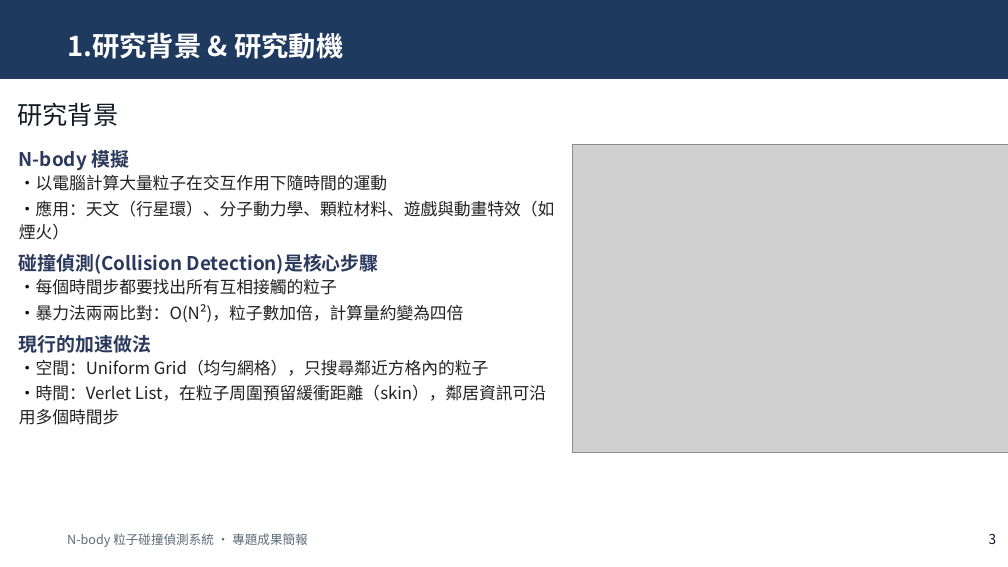
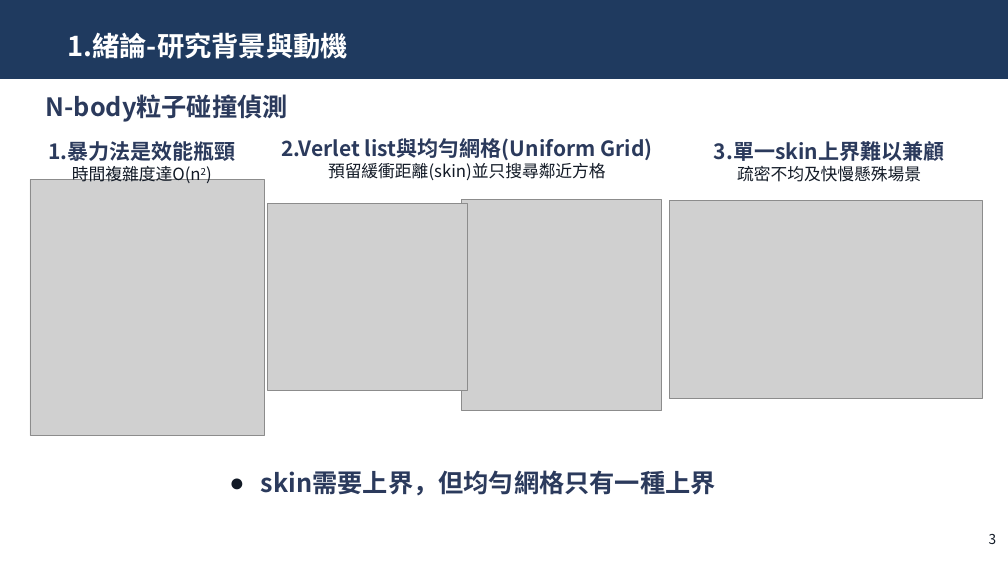
Before and after one commit to JasonYangCKSH/nbody_initial_project, a slide deck: slide 3 of 專題競賽/2. 口頭簡報/專題成果簡報.pptx. Drawn at 1008x567 pixels with LibreOffice and Linux fonts; fonts in the diff are those of the drawing; grey boxes stand for pictures. Boxes give left, top, right and bottom in pixels: in the first picture for what was removed or moved away, otherwise in the second. Text is boxed around its words. In the diff, an @@ line names an element or a change of style, - is before the commit and + after.

```diff
--- a/專題競賽/2. 口頭簡報/專題成果簡報.pptx
+++ b/專題競賽/2. 口頭簡報/專題成果簡報.pptx
@@ title at [67, 32, 348, 59]: text changed @@
-1.研究背景 & 研究動機
+1.緒論-研究背景與動機
@@ text removed at [17, 102, 118, 126] @@
-研究背景
@@ text added at [46, 94, 288, 122], 24 pt, text #2B3A5C, bold @@
+N-body粒子碰撞偵測
@@ text removed at [19, 146, 555, 425] @@
-N-body 模擬
-•以電腦計算大量粒子在交互作用下隨時間的運動
-•應用：天文（行星環）、分子動力學、顆粒材料、遊戲與動畫特效（如煙火）
-碰撞偵測(Collision Detection)是核心步驟
-•每個時間步都要找出所有互相接觸的粒子
-•暴力法兩兩比對：O(N²)，粒子數加倍，計算量約變為四倍
-現行的加速做法
-•空間：Uniform Grid（均勻網格），只搜尋鄰近方格內的粒子
-•時間：Verlet List，在粒子周圍預留緩衝距離（skin），鄰居資訊可沿用多個時間步
@@ text added at [48, 141, 235, 183], 16 pt, text #121A26 @@
+1.暴力法是效能瓶頸
+時間複雜度達O(n2)
@@ text added at [281, 138, 652, 180], 20 pt, text #2B3A5C, bold @@
+2.Verlet list與均勻網格(Uniform Grid)
+預留緩衝距離(skin)並只搜尋鄰近方格
@@ picture removed at [572, 144, 1008, 453] @@
@@ text added at [714, 141, 945, 182], 20 pt, text #2B3A5C, bold @@
+3.單一skin上界難以兼顧
+疏密不均及快慢懸殊場景
@@ picture added at [30, 179, 265, 436] @@
@@ picture added at [267, 203, 467, 391] @@
@@ picture added at [461, 200, 661, 411] @@
@@ picture added at [669, 200, 982, 399] @@
@@ text added at [261, 470, 716, 496], 24 pt, text #2B3A5C, bold @@
+● skin需要上界，但均勻網格只有一種上界
@@ text removed at [67, 533, 308, 547] @@
-N-body 粒子碰撞偵測系統 · 專題成果簡報
```
Also in this commit, not shown: 11 other slides changed, 2 slides added, 5 slides removed.
